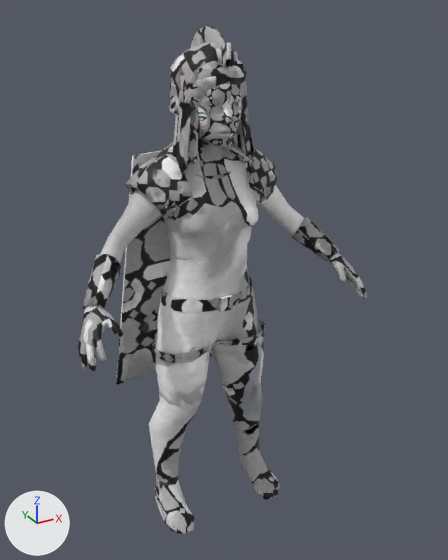
What one commit did to the glTF model public/heroes/f-tiny.glb.
One viewpoint serves both versions: a 50 mm lens placed at (-0.987, -1.959, 1.941), pointed at (0.051, -0.072, 0.998). The lights are fixed; the arrows at lower left show +X, +Y and +Z. The first picture is the older version. Vertices at exactly the same position are counted once.

The first picture shows 'hero'.
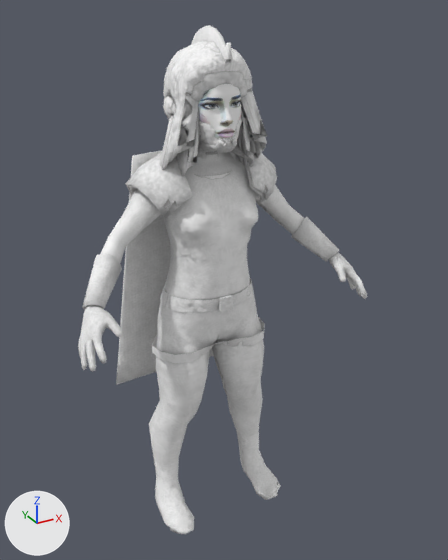
Where the change shows, as pixel boxes (x1, y1, x2, y2) in the pictures (448 x 560 px):
part 1 of me_hero, built on: before (170, 71, 250, 168); after (160, 41, 267, 170)
part 2 of me_hero, surface changed (lighter): (78, 25, 368, 534) in both

Edits to the bpy script that builds the scene:
```text
Change me_hero:
    used by ob_hero; location = (0.0, 0.0, 0.0)
    remove me_hero.from_pydata(...)  # 5226 vertices, 10377 faces; spans x -0.57..0.57, y -0.34..0.19, z -0.01..1.89
    add me_hero.from_pydata(...)  # 8245 vertices, 16646 faces; spans x -0.57..0.57, y -0.34..0.19, z -0.01..1.89
    me_hero part 1: 67 vertices moved within x -0.12..0.12, y -0.16..0.04, z 1.57..1.81; 2927 vertices added at x -0.2..0.2, y -0.21..0.11, z 1.36..1.84
    me_hero part 2: 9175 kept faces spanning x -0.57..0.57, y -0.34..0.19, z -0.01..1.89 get new texture (UV) coordinates
    other edits to the shape of me_hero do not show in these pictures
```
